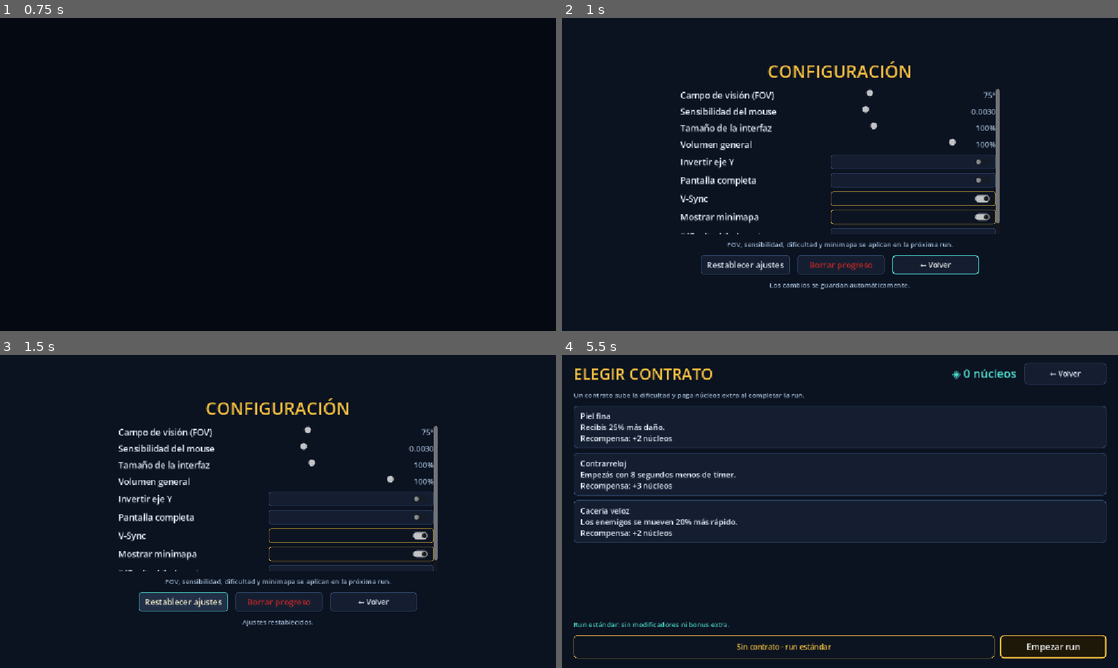
Above: before the commit, frames 1-4 (two rows, left to right).
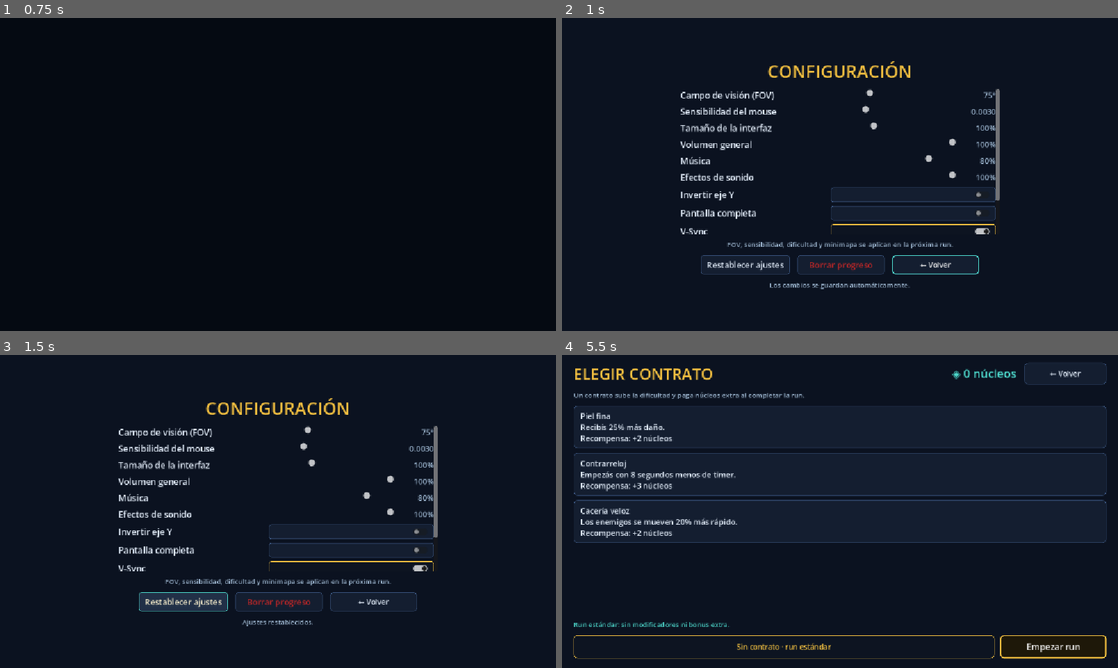
Above: after the commit, the same moments.

Repository: Veilen1/Deadline
Game: Godot game, scene res://scenes/ui/main_menu.tscn
Two runs of this game, one before a commit and one after it. Both use one fixed random seed, a clock stepped at 60 frames per second and the inputs below.
Inputs:
- Up to frame 1 (0.75 s): click "Configuración" at 0.5 s
- Up to frame 2 (1 s): no input
- Up to frame 3 (1.5 s): click "Restablecer ajustes" at 1.25 s
- Up to frame 4 (5.5 s): click "← Volver" at 2 s; click "JUGAR" at 2.75 s; click "JUGAR" at 3.5 s; click "← Volver" at 4.25 s; click "JUGAR" at 5 s

Frame 1 is identical in both runs. In frame 2, 2.3% of the frame differs, in the area x 21-79%, y 43-70%; in frame 3, 2.3%; in frame 4, less than 0.1%.

Commit message:
feat(audio): separar musica y efectos con sliders y sonidos nuevos

Diff:
--- a/scenes/actors/enemies/ranged_enemy.gd
+++ b/scenes/actors/enemies/ranged_enemy.gd
@@ -142,6 +142,7 @@
 	projectile.call(
 		"launch", origin, target, projectile_speed, projectile_damage, projectile_lifetime, self
 	)
+	AudioDirector.play_enemy_shot(global_position + Vector3.UP * 1.0)
 
 
 func _has_line_of_sight(player: Node3D) -> bool:
--- a/scenes/actors/player/player.tscn
+++ b/scenes/actors/player/player.tscn
@@ -57,22 +57,27 @@
 [node name="ShootPlayer" type="AudioStreamPlayer" parent="."]
 stream = ExtResource("2_shoot")
 volume_db = -10.0
+bus = "SFX"
 
 [node name="FootstepPlayer" type="AudioStreamPlayer" parent="."]
 stream = ExtResource("3_footstep")
 volume_db = -17.0
+bus = "SFX"
 
 [node name="DashPlayer" type="AudioStreamPlayer" parent="."]
 stream = ExtResource("5_dash")
 volume_db = -14.0
+bus = "SFX"
 
 [node name="RankUpPlayer" type="AudioStreamPlayer" parent="."]
 stream = ExtResource("6_rank_up")
 volume_db = -10.0
+bus = "SFX"
 
 [node name="WeaponSwitchPlayer" type="AudioStreamPlayer" parent="."]
 stream = ExtResource("7_switch")
 volume_db = -14.0
+bus = "SFX"
 
 [node name="DashTrail" type="CPUParticles3D" parent="Camera3D"]
 transform = Transform3D(1, 0, 0, 0, 1, 0, 0, 0, 1, 0, -0.1, -1.6)
--- a/scenes/levels/arena_event.gd
+++ b/scenes/levels/arena_event.gd
@@ -57,6 +57,7 @@
 		"Destruilo para +%d ◈" % core_reward,
 		_accent()
 	)
+	AudioDirector.play_event_spawn(global_position + Vector3.UP * 1.5)
 
 
 func _physics_process(delta: float) -> void:
@@ -108,6 +109,7 @@
 		return
 	get_parent().add_child(projectile)
 	projectile.call("launch", origin, target, projectile_speed, projectile_damage, 3.5, self)
+	AudioDirector.play_enemy_shot(global_position + Vector3.UP * 1.9)
 
 
 func _spawn_wave() -> void:
@@ -146,6 +148,7 @@
 		_accent()
 	)
 	AudioDirector.play_upgrade()
+	AudioDirector.play_event_destroy(global_position + Vector3.UP * 1.0)
 	queue_free()
 
 
--- a/scenes/levels/jump_pad.tscn
+++ b/scenes/levels/jump_pad.tscn
@@ -37,6 +37,7 @@
 stream = ExtResource("2_audio")
 volume_db = -13.0
 unit_size = 6.0
+bus = "SFX"
 
 [node name="Light" type="OmniLight3D" parent="."]
 transform = Transform3D(1, 0, 0, 0, 1, 0, 0, 0, 1, 0, 0.6, 0)
--- a/scenes/main.gd
+++ b/scenes/main.gd
@@ -183,6 +183,7 @@
 	_current_zone = new_zone
 
 	zone_label.text = "Zona %d" % (index + 1)
+	AudioDirector.set_zone_mood(index)
 
 
 func _show_zone_banner(text: String) -> void:
--- a/scenes/ui/hub.gd
+++ b/scenes/ui/hub.gd
@@ -23,6 +23,7 @@
 
 func _ready() -> void:
 	Input.mouse_mode = Input.MOUSE_MODE_VISIBLE
+	AudioDirector.reset_mood()
 	GameState.money_changed.connect(_on_money_changed)
 	GameState.cores_changed.connect(_on_cores_changed)
 	GameState.challenges_changed.connect(_update_ui)
--- a/scenes/ui/main_menu.gd
+++ b/scenes/ui/main_menu.gd
@@ -10,6 +10,7 @@
 
 func _ready() -> void:
 	Input.mouse_mode = Input.MOUSE_MODE_VISIBLE
+	AudioDirector.reset_mood()
 	play_button.pressed.connect(_on_play_pressed)
 	config_button.pressed.connect(_on_config_pressed)
 	profile_button.pressed.connect(_on_profile_pressed)
--- a/scenes/ui/settings.gd
+++ b/scenes/ui/settings.gd
@@ -14,6 +14,10 @@
 @onready var ui_scale_value: Label = $CenterContainer/Menu/OptionsScroll/Options/UIScaleRow/UIScaleValue
 @onready var volume_slider: HSlider = $CenterContainer/Menu/OptionsScroll/Options/VolumeRow/VolumeSlider
 @onready var volume_value: Label = $CenterContainer/Menu/OptionsScroll/Options/VolumeRow/VolumeValue
+@onready var music_slider: HSlider = $CenterContainer/Menu/OptionsScroll/Options/MusicRow/MusicSlider
+@onready var music_value: Label = $CenterContainer/Menu/OptionsScroll/Options/MusicRow/MusicValue
+@onready var sfx_slider: HSlider = $CenterContainer/Menu/OptionsScroll/Options/SfxRow/SfxSlider
+@onready var sfx_value: Label = $CenterContainer/Menu/OptionsScroll/Options/SfxRow/SfxValue
 @onready var invert_check: CheckButton = $CenterContainer/Menu/OptionsScroll/Options/InvertRow/InvertCheck
 @onready var fullscreen_check: CheckButton = $CenterContainer/Menu/OptionsScroll/Options/FullscreenRow/FullscreenCheck
 @onready var vsync_check: CheckButton = $CenterContainer/Menu/OptionsScroll/Options/VsyncRow/VsyncCheck
@@ -38,6 +42,8 @@
 	sensitivity_slider.value_changed.connect(_on_sensitivity_changed)
 	ui_scale_slider.value_changed.connect(_on_ui_scale_changed)
 	volume_slider.value_changed.connect(_on_volume_changed)
+	music_slider.value_changed.connect(_on_music_changed)
+	sfx_slider.value_changed.connect(_on_sfx_changed)
 	invert_check.toggled.connect(_on_invert_toggled)
 	fullscreen_check.toggled.connect(_on_fullscreen_toggled)
 	vsync_check.toggled.connect(_on_vsync_toggled)
@@ -72,6 +78,8 @@
 	sensitivity_slider.value = Settings.mouse_sensitivity
 	ui_scale_slider.value = Settings.ui_scale
 	volume_slider.value = Settings.master_volume
+	music_slider.value = Settings.music_volume
+	sfx_slider.value = Settings.sfx_volume
 	invert_check.button_pressed = Settings.invert_y
 	fullscreen_check.button_pressed = Settings.fullscreen
 	vsync_check.button_pressed = Settings.vsync
@@ -86,6 +94,8 @@
 	sensitivity_value.text = "%.4f" % sensitivity_slider.value
 	ui_scale_value.text = "%d%%" % int(round(ui_scale_slider.value * 100.0))
 	volume_value.text = "%d%%" % int(round(volume_slider.value * 100.0))
+	music_value.text = "%d%%" % int(round(music_slider.value * 100.0))
+	sfx_value.text = "%d%%" % int(round(sfx_slider.value * 100.0))
 
 
 func _on_fov_changed(value: float) -> void:
@@ -117,6 +127,24 @@
 	if _updating:
 		return
 	Settings.master_volume = value
+	_update_value_labels()
+	Settings.apply_audio()
+	Settings.save_settings()
+
+
+func _on_music_changed(value: float) -> void:
+	if _updating:
+		return
+	Settings.music_volume = value
+	_update_value_labels()
+	Settings.apply_audio()
+	Settings.save_settings()
+
+
+func _on_sfx_changed(value: float) -> void:
+	if _updating:
+		return
+	Settings.sfx_volume = value
 	_update_value_labels()
 	Settings.apply_audio()
 	Settings.save_settings()
--- a/scenes/ui/settings.tscn
+++ b/scenes/ui/settings.tscn
@@ -162,6 +162,62 @@
 text = "100%"
 horizontal_alignment = 2
 
+[node name="MusicRow" type="HBoxContainer" parent="CenterContainer/Menu/OptionsScroll/Options"]
+layout_mode = 2
+theme_override_constants/separation = 12
+
+[node name="Label" type="Label" parent="CenterContainer/Menu/OptionsScroll/Options/MusicRow"]
+custom_minimum_size = Vector2(300, 0)
+layout_mode = 2
+theme_override_colors/font_color = Color(0.9, 0.94, 0.99, 1)
+theme_override_font_sizes/font_size = 18
+text = "Música"
+
+[node name="MusicSlider" type="HSlider" parent="CenterContainer/Menu/OptionsScroll/Options/MusicRow"]
+custom_minimum_size = Vector2(260, 0)
+layout_mode = 2
+size_flags_horizontal = 3
+min_value = 0.0
+max_value = 1.0
+step = 0.05
+value = 0.8
+
+[node name="MusicValue" type="Label" parent="CenterContainer/Menu/OptionsScroll/Options/MusicRow"]
+custom_minimum_size = Vector2(70, 0)
+layout_mode = 2
+theme_override_colors/font_color = Color(0.62, 0.72, 0.82, 1)
+theme_override_font_sizes/font_size = 16
+text = "80%"
+horizontal_alignment = 2
+
+[node name="SfxRow" type="HBoxContainer" parent="CenterContainer/Menu/OptionsScroll/Options"]
+layout_mode = 2
+theme_override_constants/separation = 12
+
+[node name="Label" type="Label" parent="CenterContainer/Menu/OptionsScroll/Options/SfxRow"]
+custom_minimum_size = Vector2(300, 0)
+layout_mode = 2
+theme_override_colors/font_color = Color(0.9, 0.94, 0.99, 1)
+theme_override_font_sizes/font_size = 18
+text = "Efectos de sonido"
+
+[node name="SfxSlider" type="HSlider" parent="CenterContainer/Menu/OptionsScroll/Options/SfxRow"]
+custom_minimum_size = Vector2(260, 0)
+layout_mode = 2
+size_flags_horizontal = 3
+min_value = 0.0
+max_value = 1.0
+step = 0.05
+value = 1.0
+
+[node name="SfxValue" type="Label" parent="CenterContainer/Menu/OptionsScroll/Options/SfxRow"]
+custom_minimum_size = Vector2(70, 0)
+layout_mode = 2
+theme_override_colors/font_color = Color(0.62, 0.72, 0.82, 1)
+theme_override_font_sizes/font_size = 16
+text = "100%"
+horizontal_alignment = 2
+
 [node name="InvertRow" type="HBoxContainer" parent="CenterContainer/Menu/OptionsScroll/Options"]
 layout_mode = 2
 theme_override_constants/separation = 12
--- a/scripts/autoloads/audio_director.gd
+++ b/scripts/autoloads/audio_director.gd
@@ -18,6 +18,9 @@
 var _crit_stream: AudioStream
 var _kill_stream: AudioStream
 var _hurt_stream: AudioStream
+var _enemy_shot_stream: AudioStream
+var _event_spawn_stream: AudioStream
+var _event_destroy_stream: AudioStream
 
 var _fx_players: Array[AudioStreamPlayer3D] = []
 var _last_hit_ms: int = 0
@@ -30,6 +33,7 @@
 	_ambient = AudioStreamPlayer.new()
 	_ambient.stream = preload("res://assets/audio/ambient_loop.wav")
 	_ambient.volume_db = ambient_volume_db
+	_ambient.bus = "Music"
 	add_child(_ambient)
 	_ambient.play()
 
@@ -37,15 +41,20 @@
 	_crit_stream = preload("res://assets/audio/crit.wav")
 	_kill_stream = preload("res://assets/audio/kill.wav")
 	_hurt_stream = preload("res://assets/audio/hurt.wav")
+	_enemy_shot_stream = preload("res://assets/audio/enemy_shot.wav")
+	_event_spawn_stream = preload("res://assets/audio/event_spawn.wav")
+	_event_destroy_stream = preload("res://assets/audio/event_destroy.wav")
 
 	_hurt_player = AudioStreamPlayer.new()
 	_hurt_player.stream = _hurt_stream
 	_hurt_player.volume_db = hurt_volume_db
+	_hurt_player.bus = "SFX"
 	add_child(_hurt_player)
 
 	_upgrade_player = AudioStreamPlayer.new()
 	_upgrade_player.stream = preload("res://assets/audio/level_up.wav")
 	_upgrade_player.volume_db = -10.0
+	_upgrade_player.bus = "SFX"
 	add_child(_upgrade_player)
 
 	EventBus.damage_number_requested.connect(_on_hit)
@@ -87,6 +96,37 @@
 	_upgrade_player.play()
 
 
+func play_enemy_shot(world_position: Vector3) -> void:
+	_play_at(
+		_enemy_shot_stream, world_position, -13.0, randf_range(0.92, 1.06)
+	)
+
+
+func play_event_spawn(world_position: Vector3) -> void:
+	_play_at(_event_spawn_stream, world_position, -9.0, 1.0)
+
+
+func play_event_destroy(world_position: Vector3) -> void:
+	_play_at(_event_destroy_stream, world_position, -6.0, 1.0)
+
+
+func set_zone_mood(zone_index: int) -> void:
+	if _ambient == null:
+		return
+	var index: int = clampi(zone_index, 0, 2)
+	var pitches: Array[float] = [0.96, 1.0, 1.05]
+	var boosts: Array[float] = [0.0, 0.5, 1.0]
+	_ambient.pitch_scale = pitches[index]
+	_ambient.volume_db = ambient_volume_db + boosts[index]
+
+
+func reset_mood() -> void:
+	if _ambient == null:
+		return
+	_ambient.pitch_scale = 1.0
+	_ambient.volume_db = ambient_volume_db
+
+
 func _exit_tree() -> void:
 	# Evita que el stream quede en uso al cerrar el juego.
 	if _ambient != null:
@@ -112,6 +152,7 @@
 	player.pitch_scale = pitch
 	player.unit_size = 14.0
 	player.max_distance = 70.0
+	player.bus = "SFX"
 	scene.add_child(player)
 	player.global_position = world_position
 	player.play()
--- a/scripts/autoloads/settings.gd
+++ b/scripts/autoloads/settings.gd
@@ -23,6 +23,8 @@
 
 # Audio
 var master_volume: float = 1.0
+var music_volume: float = 0.8
+var sfx_volume: float = 1.0
 
 # HUD
 var show_minimap: bool = true
@@ -34,6 +36,7 @@
 
 
 func _ready() -> void:
+	_ensure_audio_buses()
 	load_settings()
 	apply_display()
 	apply_audio()
@@ -57,13 +60,37 @@
 
 
 func apply_audio() -> void:
-	var bus: int = AudioServer.get_bus_index("Master")
-	if bus < 0:
-		return
+	_ensure_audio_buses()
+	_set_bus_volume("Master", master_volume)
+	_set_bus_volume("Music", music_volume)
+	_set_bus_volume("SFX", sfx_volume)
 
-	var volume: float = clampf(master_volume, 0.0, 1.0)
-	AudioServer.set_bus_mute(bus, volume <= 0.001)
-	AudioServer.set_bus_volume_db(bus, linear_to_db(maxf(volume, 0.001)))
+
+func _ensure_audio_buses() -> void:
+	_ensure_bus("Music")
+	_ensure_bus("SFX")
+
+
+func _ensure_bus(bus_name: String) -> int:
+	if bus_name == "Master":
+		return AudioServer.get_bus_index("Master")
+	var index: int = AudioServer.get_bus_index(bus_name)
+	if index >= 0:
+		if AudioServer.get_bus_send(index) != "Master":
+			AudioServer.set_bus_send(index, "Master")
+		return index
+	AudioServer.add_bus()
+	index = AudioServer.bus_count - 1
+	AudioServer.set_bus_name(index, bus_name)
+	AudioServer.set_bus_send(index, "Master")
+	return index
+
+
+func _set_bus_volume(bus_name: String, volume: float) -> void:
+	var index: int = _ensure_bus(bus_name)
+	var clamped: float = clampf(volume, 0.0, 1.0)
+	AudioServer.set_bus_mute(index, clamped <= 0.001)
+	AudioServer.set_bus_volume_db(index, linear_to_db(maxf(clamped, 0.001)))
 
 
 func enemy_health_multiplier() -> float:
@@ -103,6 +130,8 @@
 	mouse_sensitivity = 0.003
 	ui_scale = 1.0
 	master_volume = 1.0
+	music_volume = 0.8
+	sfx_volume = 1.0
 	invert_y = false
 	fullscreen = false
 	vsync = true
@@ -129,6 +158,8 @@
 		config.set_value("settings", "mouse_sensitivity", mouse_sensitivity)
 		config.set_value("settings", "invert_y", invert_y)
 		config.set_value("settings", "master_volume", master_volume)
+		config.set_value("settings", "music_volume", music_volume)
+		config.set_value("settings", "sfx_volume", sfx_volume)
 		config.set_value("settings", "show_minimap", show_minimap)
 		config.set_value("settings", "difficulty", difficulty)
 
@@ -156,6 +187,8 @@
 	mouse_sensitivity = clampf(float(config.get_value("settings", "mouse_sensitivity", 0.003)), 0.0005, 0.01)
 	invert_y = bool(config.get_value("settings", "invert_y", false))
 	master_volume = clampf(float(config.get_value("settings", "master_volume", 1.0)), 0.0, 1.0)
+	music_volume = clampf(float(config.get_value("settings", "music_volume", 0.8)), 0.0, 1.0)
+	sfx_volume = clampf(float(config.get_value("settings", "sfx_volume", 1.0)), 0.0, 1.0)
 	show_minimap = bool(config.get_value("settings", "show_minimap", true))
 	difficulty = clampi(int(config.get_value("settings", "difficulty", 1)), 0, 2)
 	_is_loading = false
--- a/scripts/autoloads/ui_sound.gd
+++ b/scripts/autoloads/ui_sound.gd
@@ -12,11 +12,13 @@
 	_hover_player = AudioStreamPlayer.new()
 	_hover_player.stream = preload("res://assets/audio/ui_hover.wav")
 	_hover_player.volume_db = -20.0
+	_hover_player.bus = "SFX"
 	add_child(_hover_player)
 
 	_click_player = AudioStreamPlayer.new()
 	_click_player.stream = preload("res://assets/audio/ui_click.wav")
 	_click_player.volume_db = -12.0
+	_click_player.bus = "SFX"
 	add_child(_click_player)
 
 	get_tree().node_added.connect(_on_node_added)
Not shown, added: assets/audio/enemy_shot.wav.import
Not shown, added: assets/audio/event_destroy.wav.import
Not shown, added: assets/audio/event_spawn.wav.import
Not shown, added: assets/audio/enemy_shot.wav
Not shown, added: assets/audio/event_destroy.wav
Not shown, added: assets/audio/event_spawn.wav
